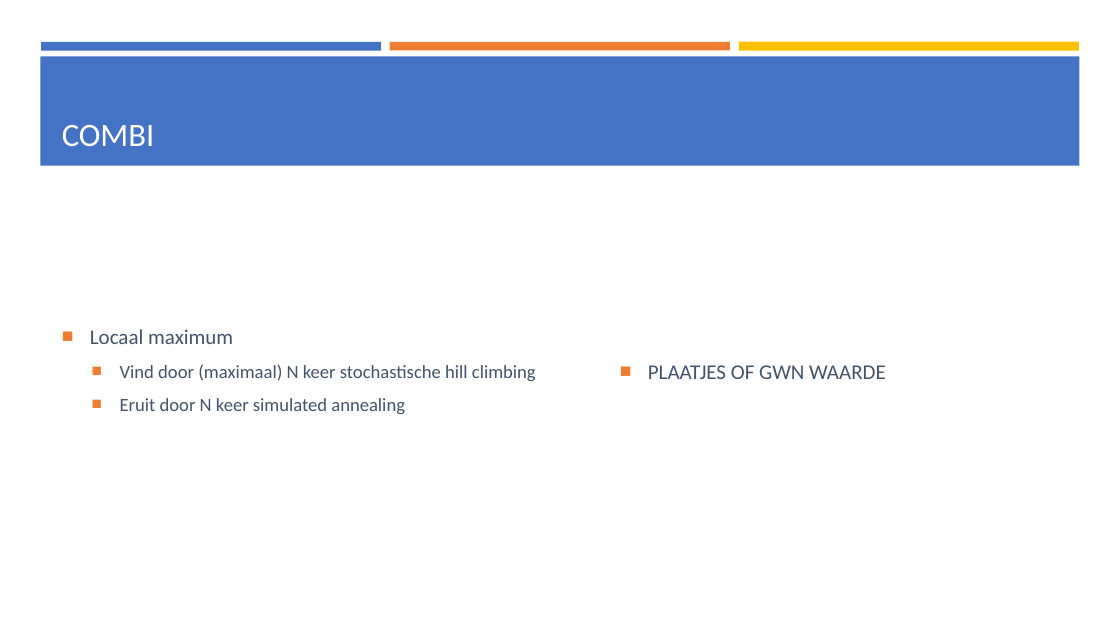
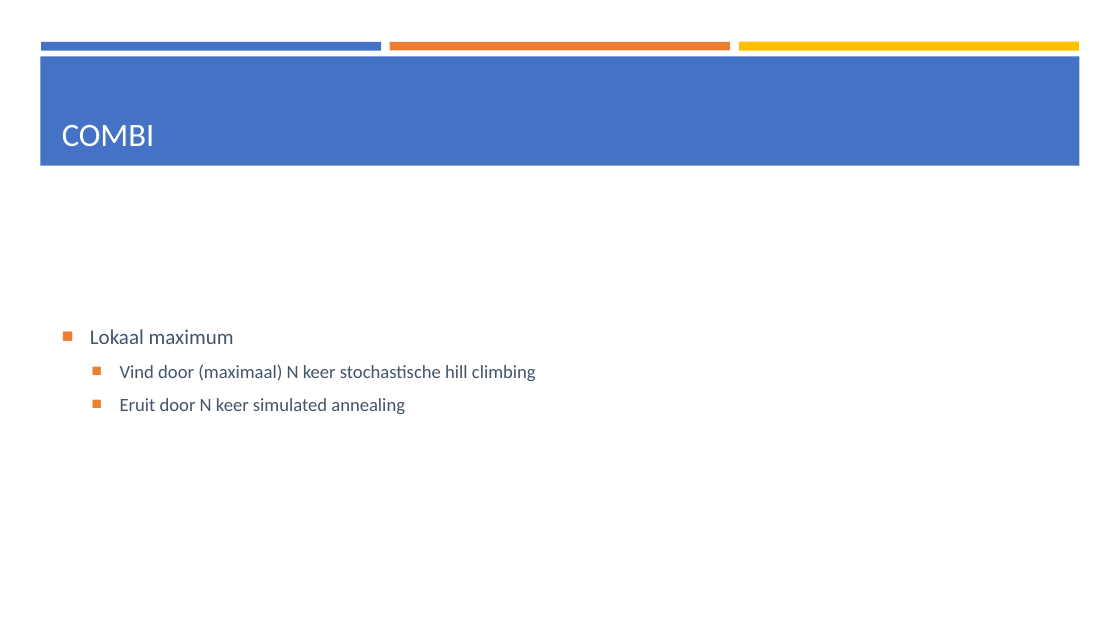
Before and after one commit to rmleushuis/Heurestieken, a slide deck: slide 16 of others/Presentatie 2, 18-5-2018.pptx. Drawn at 1120x630 pixels with LibreOffice and Linux fonts; fonts in the diff are those of the drawing. Boxes give left, top, right and bottom in pixels: in the first picture for what was removed or moved away, otherwise in the second. Text is boxed around its words. In the diff, an @@ line names an element or a change of style, - is before the commit and + after.

```diff
--- a/others/Presentatie 2, 18-5-2018.pptx
+++ b/others/Presentatie 2, 18-5-2018.pptx
@@ text at (90, 329, 234, 344): text changed @@
-■ Locaal maximum
+■ Lokaal maximum
@@ text removed at (648, 365, 886, 379) @@
-■ PLAATJES OF GWN WAARDE
```
Also in this commit, not shown: 5 other slides changed, 5 slides added, 4 slides removed.
